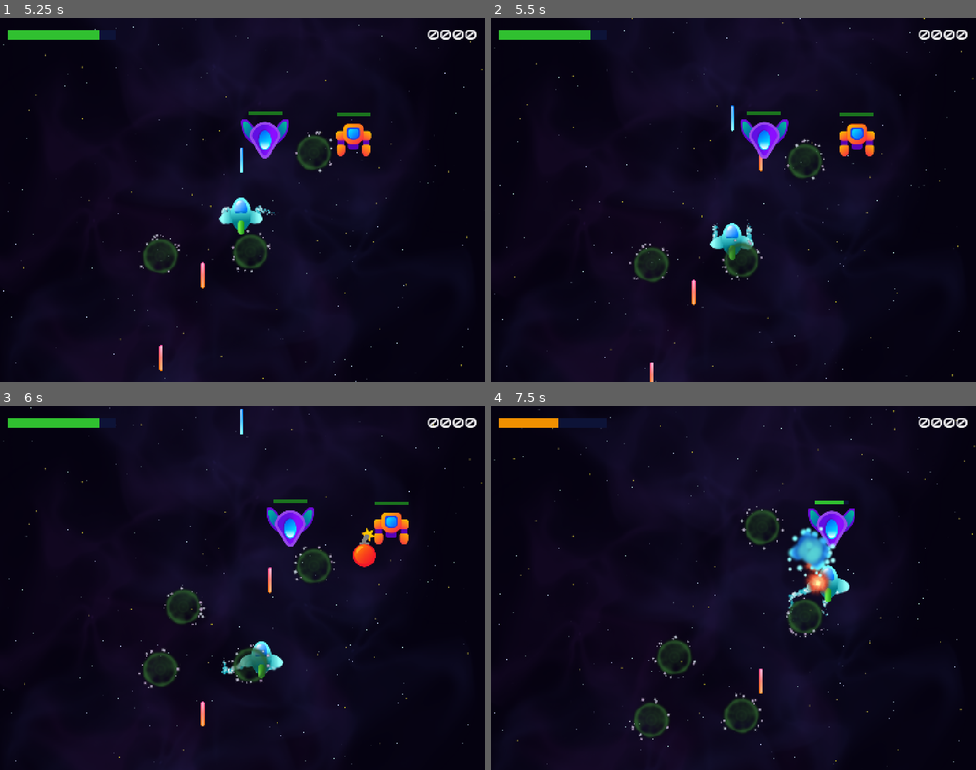
Above: before the commit, frames 1-4 (two rows, left to right).
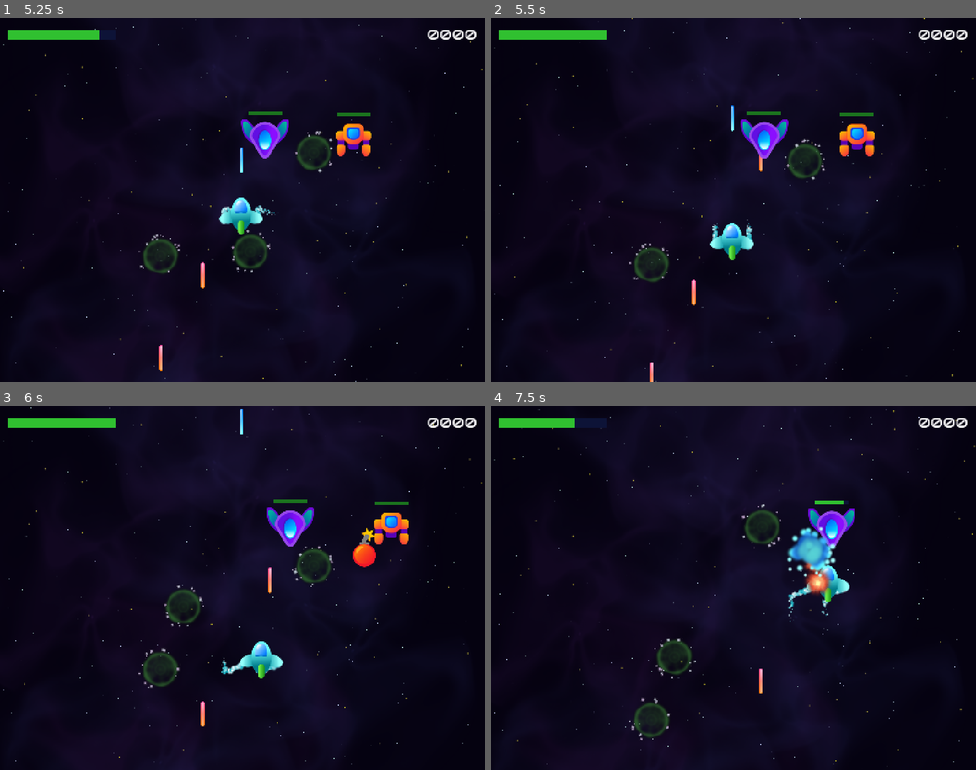
Above: after the commit, the same moments.

Repository: DaveM7788/space-ace-46
Game: Godot game, scene res://Scenes/Level/level.tscn
The game is run twice, just before and just after one commit, with the same random seed, the same clock (stepped at 60 frames per second) and the same inputs. Sound files missing from this copy of the repository are replaced by a short silence.
Inputs:
- Up to frame 1 (5.25 s): hold D (right) 0.53-1.28 s; tap Space (shoot) every 1.5 s from 0.6 to 5.1 s; hold S (down) 1.28-2.03 s; tap T (test) at 1.35, 2.85, 4.35 s; hold D (right) 2.03-2.78 s; hold W (up) 2.78-3.53 s; hold A (left) 3.53-5.03 s; hold S (down) from 5.03 s (still down)
- Up to frame 2 (5.5 s): keep holding S (down)
- Up to frame 3 (6 s): release S (down) at 5.78 s; hold D (right) from 5.78 s (still down); tap T (test) at 5.85 s
- Up to frame 4 (7.5 s): release D (right) at 6.53 s; hold W (up) 6.53-7.28 s; tap Space (shoot) at 6.6 s; hold D (right) from 7.28 s (still down); tap T (test) at 7.35 s

Frame 1 is identical in both runs. In frame 2, 0.5% of the frame differs, in the area x 20-69%, y 3-73%; in frame 3, 0.8%; in frame 4, 1.4%, in the area x 1-69%, y 3-90%.

Commit message:
add player health boosts
also enemies can spawn missles randomly upon destroy

Diff:
--- a/Globals/SignalHub.gd
+++ b/Globals/SignalHub.gd
@@ -3,6 +3,7 @@
 
 signal spawn_pool_object(position: Vector2, scene: PackedScene)
 signal player_take_damage(damage: int)
+signal player_health_boost(boost: int)
 
 func emit_spawn_pool_object(position: Vector2, scene: PackedScene) -> void:
 	spawn_pool_object.emit(position, scene)
@@ -10,3 +11,7 @@
 
 func emit_player_take_damage(damage: int) -> void:
 	player_take_damage.emit(damage)
+
+
+func emit_player_health_boost(boost: int) -> void:
+	player_health_boost.emit(boost)
--- a/Scenes/Enemies/enemy_base.gd
+++ b/Scenes/Enemies/enemy_base.gd
@@ -2,6 +2,10 @@
 
 @export var speed := 100.0
 @export var explosion_scene: PackedScene
+@export var power_up_scene: PackedScene
+@export var power_up_chance := 0.4
+@export var missle_scene: PackedScene
+@export var missle_chance := 0.6
 @onready var health_bar: HealthBar = $HealthBar
 @onready var sprite_2d: Sprite2D = $Sprite2D
 
@@ -12,12 +16,19 @@
 		queue_free()
 
 
+func create_random_chance_scene(scene: PackedScene, chance: float) -> void:
+	if scene && randf() < chance:
+		SignalHub.emit_spawn_pool_object(global_position, scene)
+
+
 func _on_hit_box_hit(damage: int) -> void:
 	health_bar.take_damage(damage)
 
 
 func _on_health_bar_died() -> void:
 	SignalHub.emit_spawn_pool_object(global_position, explosion_scene)
+	create_random_chance_scene(power_up_scene, power_up_chance)
+	create_random_chance_scene(missle_scene, missle_chance)
 	var tween := create_tween()
 	tween.tween_property(sprite_2d, "modulate", Color("#ff0000"), 0.25)
 	tween.tween_callback(queue_free)
--- a/Scenes/Enemies/enemy_base.tscn
+++ b/Scenes/Enemies/enemy_base.tscn
@@ -3,7 +3,9 @@
 [ext_resource type="Script" uid="uid://duskhgwdy6rw5" path="res://Scenes/Enemies/enemy_base.gd" id="1_rnxs8"]
 [ext_resource type="PackedScene" uid="uid://uga4p52qcif5" path="res://Scenes/Explosion/enemy_ship_explosion.tscn" id="2_sgjdr"]
 [ext_resource type="PackedScene" uid="uid://ctx4rxijmn52x" path="res://Components/Shooter/shooter.tscn" id="2_vu4yt"]
+[ext_resource type="PackedScene" uid="uid://c10jsud2nr3f7" path="res://Scenes/PowerUp/power_up.tscn" id="3_b1c7l"]
 [ext_resource type="PackedScene" uid="uid://cotoeka1nevpq" path="res://Components/HitBox/hit_box.tscn" id="3_wmxvo"]
+[ext_resource type="PackedScene" uid="uid://beuc52flq7oq1" path="res://Scenes/Projectiles/homing_missle.tscn" id="4_b1c7l"]
 [ext_resource type="PackedScene" uid="uid://eb7wsp80v2a8" path="res://Components/HealthBar/health_bar.tscn" id="4_b1gup"]
 
 [node name="EnemyBase" type="PathFollow2D" unique_id=695615700]
@@ -11,6 +13,8 @@
 loop = false
 script = ExtResource("1_rnxs8")
 explosion_scene = ExtResource("2_sgjdr")
+power_up_scene = ExtResource("3_b1c7l")
+missle_scene = ExtResource("4_b1c7l")
 
 [node name="Sprite2D" type="Sprite2D" parent="." unique_id=738904732]
 
--- a/Scenes/GameUI/game_ui.gd
+++ b/Scenes/GameUI/game_ui.gd
@@ -2,16 +2,24 @@
 
 @onready var health_bar: HealthBar = $MarginContainer/HealthBar
 @onready var music: AudioStreamPlayer = $Music
+@onready var boost_sound: AudioStreamPlayer = $BoostSound
+
 
 # Called when the node enters the scene tree for the first time.
 func _ready() -> void:
 	SignalHub.player_take_damage.connect(on_player_take_damage)
+	SignalHub.player_health_boost.connect(on_player_health_boost)
 
 
 func on_player_take_damage(damage: int) -> void:
 	health_bar.take_damage(damage)
 
 
+func on_player_health_boost(boost: int) -> void:
+	health_bar.incr_value(boost)
+	boost_sound.play()
+
+
 func _on_health_bar_died() -> void:
 	music.stop()
 	get_tree().paused = true
--- a/Scenes/GameUI/game_ui.tscn
+++ b/Scenes/GameUI/game_ui.tscn
@@ -4,6 +4,7 @@
 [ext_resource type="PackedScene" uid="uid://eb7wsp80v2a8" path="res://Components/HealthBar/health_bar.tscn" id="1_mjubw"]
 [ext_resource type="FontFile" uid="uid://eg68dy4kf67y" path="res://Assets/Fonts/Audiowide-Regular.ttf" id="2_smc31"]
 [ext_resource type="AudioStream" uid="uid://cpi5wye5hikvn" path="res://Assets/Sounds/830558__universfield__dark-80s-sci-fi-atmosphere.mp3" id="3_smc31"]
+[ext_resource type="AudioStream" uid="uid://b5voiv16inw53" path="res://Assets/Sounds/Powerup2.mp3" id="5_u0r4i"]
 
 [sub_resource type="LabelSettings" id="LabelSettings_0u7gi"]
 font = ExtResource("2_smc31")
@@ -46,4 +47,7 @@
 autoplay = true
 parameters/looping = true
 
+[node name="BoostSound" type="AudioStreamPlayer" parent="." unique_id=880805530]
+stream = ExtResource("5_u0r4i")
+
 [connection signal="died" from="MarginContainer/HealthBar" to="." method="_on_health_bar_died"]
--- a/Scenes/PowerUp/power_up.gd
+++ b/Scenes/PowerUp/power_up.gd
@@ -1,5 +1,18 @@
 class_name PowerUp extends Poolable
+
+@export var boost := 25
+@onready var life_timer: Timer = $LifeTimer
+
+
+func activate() -> void:
+	super()
+	life_timer.start()
 
 
 func _on_life_timer_timeout() -> void:
 	deactivate()
+
+
+func _on_detection_area_entered(area: Area2D) -> void:
+	SignalHub.emit_player_health_boost(boost)
+	deactivate()
--- a/Scenes/PowerUp/power_up.tscn
+++ b/Scenes/PowerUp/power_up.tscn
@@ -11,6 +11,9 @@
 
 [sub_resource type="Gradient" id="Gradient_o7jig"]
 colors = PackedColorArray(0.7647059, 0.64705884, 0.8156863, 1, 0.7882353, 0.8392157, 0.8784314, 1)
+
+[sub_resource type="CircleShape2D" id="CircleShape2D_5plbf"]
+radius = 54.00926
 
 [node name="PowerUp" type="Node2D" unique_id=2068675071]
 script = ExtResource("1_5mfs4")
@@ -46,4 +49,11 @@
 scale_amount_curve = SubResource("Curve_t6x1m")
 color_initial_ramp = SubResource("Gradient_o7jig")
 
+[node name="Detection" type="Area2D" parent="." unique_id=1571518969]
+collision_layer = 0
+
+[node name="CollisionShape2D" type="CollisionShape2D" parent="Detection" unique_id=1706006766]
+shape = SubResource("CircleShape2D_5plbf")
+
 [connection signal="timeout" from="LifeTimer" to="." method="_on_life_timer_timeout"]
+[connection signal="area_entered" from="Detection" to="." method="_on_detection_area_entered"]
